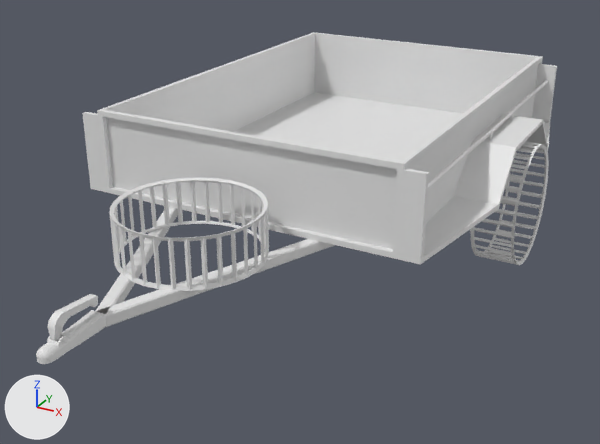
The Blender file trailer/trailer.blend, before and after one commit.
Rendered twice from a 50 mm lens placed at (1.83, -3.83, 1.89), pointed at (0.07, -0.62, 0.29). Lighting does not change. The marker at lower left points along +X, +Y and +Z. The first picture is the older version.

The scene before the commit, as lines of its bpy script (objects in view):
```python
ob_frame = bpy.data.objects.new('frame', me_cube)
ob_frame.location = (0.0, 0.0, 0.0)
ob_ghost_wheel_001 = bpy.data.objects.new('ghost wheel.001', me_cylinder_002)
ob_ghost_wheel_001.location = (0.0, 0.0, 0.0)
ob_handle = bpy.data.objects.new('handle', me_plane)
ob_handle.location = (0.0, 0.0, 0.0)
ob_hitch = bpy.data.objects.new('hitch', me_cylinder_003)
ob_hitch.location = (0.0, 0.0, 0.0)
ob_mudguard = bpy.data.objects.new('mudguard', me_cube_013)
ob_mudguard.location = (0.0, 0.0, 0.0)
ob_support = bpy.data.objects.new('support', me_cube_003)
ob_support.location = (0.0, 0.0, 0.0)
ob_trailer_body = bpy.data.objects.new('Trailer body', me_cube_005)
ob_trailer_body.location = (0.0, 0.0, 0.0)
# also in view: 'ghost wheel' at (0.0, 0.1, 0.3)
```
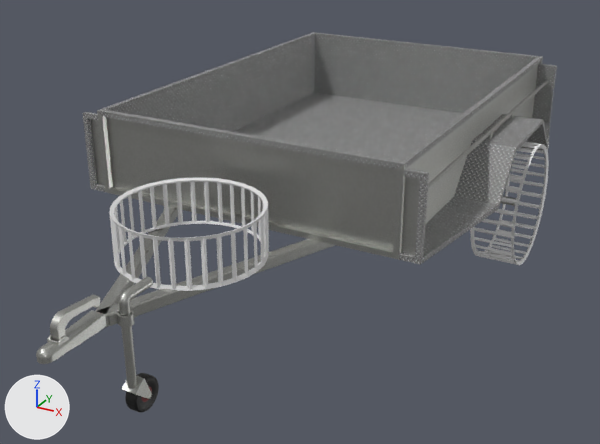
Where the newer file only moved an object's origin or applied its transform, the numbers keep the older frame.

Boxes [x1, y1, x2, y2] around the edits, measured in the pictures (600 x 444 px; the box of a moved part takes in the faces that stretch with it):
'mudguard', reshaped, moved, recoloured
    both: [83, 64, 557, 265]
'hitch', recoloured (white to grey)
    both: [36, 310, 106, 364]
'front wheel handle', added
    after: [119, 277, 153, 399]
'handle', recoloured, reshaped, moved
    before: [48, 294, 98, 341]
    after: [50, 295, 100, 342]
'support', recoloured
    both: [428, 80, 549, 190]
'Cylinder', added
    after: [125, 373, 159, 412]
'front handle holder', added
    after: [108, 306, 138, 327]
part 1 of me_cube_005, recoloured (white to grey)
    both: [97, 32, 543, 225]
part 2 of me_cube_005, recoloured (white to grey)
    both: [106, 117, 406, 260]
part 3 of me_cube_005, recoloured (white to grey)
    both: [97, 111, 113, 192]
part 4 of me_cube_005, recoloured (white to grey)
    both: [407, 64, 538, 223]
part 5 of me_cube, moved or reshaped
    both: [77, 207, 335, 346]
part 7 of me_plane, moved or reshaped
    before: [48, 294, 98, 329]
    after: [50, 295, 99, 330]
part 8 of me_plane, moved or reshaped
    before: [48, 297, 98, 341]
    after: [50, 297, 100, 342]

Patch to the scene script:
```diff
--- a/trailer/trailer.blend.py
+++ b/trailer/trailer.blend.py
@@ mat_aluminium @@
+mat_aluminium = bpy.data.materials.new('Aluminium')
+# uses the picture img_aluminium_jpg
+# uses the picture img_aluminium_map_jpg
@@ mat_aluminium_plate @@
+mat_aluminium_plate = bpy.data.materials.new('Aluminium plate')
+# uses the picture img_aluminium_plate_jpg
+# uses the picture img_aluminium_plate_map_jpg
@@ me_cube_005 @@
 me_cube_005.from_pydata(...)  # 62 vertices, 58 faces; spans x -0.75..0.75, y -1.05..1.05, z 0.44..0.84
+# me_cube_005 part 1: 31 of the faces centred in x -0.75..0.75, y -1.05..1.05, z 0.44..0.84 switch from no material to mat_aluminium_plate
+# me_cube_005 part 2: 6 of the faces centred in x 0.0..0.75, y -1.05..-1.03, z 0.45..0.64 switch from no material to mat_aluminium
+# me_cube_005 part 3: 3 of the faces centred in x -0.75..-0.72, y -1.05..-1.04, z 0.64 switch from no material to mat_aluminium
+# me_cube_005 part 4: 2 of the faces centred in x 0.73..0.75, y 0.0, z 0.45..0.67 switch from no material to mat_aluminium
@@ me_cube @@
-me_cube.from_pydata(...)  # 32 vertices, 26 faces; spans x -0.6..0.02, y -2.08..0.79, z 0.39..0.44
+me_cube.from_pydata(...)  # 32 vertices, 26 faces; spans x -0.31..0.31, y -1.44..1.44, z -0.02..0.02
+# me_cube part 5: the whole mesh is moved by (0.29, 0.65, -0.41)
+me_cube.materials.append(mat_aluminium)
@@ me_cube_013 @@
-me_cube_013.from_pydata(...)  # 38 vertices, 33 faces; spans x -0.94..-0.73, y -1.05..1.05, z 0.44..0.81
+me_cube_013.from_pydata(...)  # 53 vertices, 41 faces; spans x -0.11..0.11, y -1.05..1.05, z -0.19..0.19
+# me_cube_013 part 6: 38 vertices removed from x -0.94..-0.73, y -1.05..1.05, z 0.44..0.81; 53 vertices added at x -0.11..0.11, y -1.05..1.05, z -0.19..0.19
+me_cube_013.materials.append(mat_aluminium_plate)
+me_cube_013.materials.append(mat_aluminium)
@@ me_cube_003 @@
-me_cube_003.from_pydata(...)  # 80 vertices, 46 faces; spans x -0.81..-0.79, y -1.04..1.04, z 0.67..0.71
+me_cube_003.from_pydata(...)  # 80 vertices, 46 faces; spans x -0.01..0.01, y -1.02..1.02, z -0.02..0.02
+# edits to the shape of me_cube_003 do not show in these pictures
+me_cube_003.materials.append(mat_aluminium)
@@ me_cylinder_003 @@
 me_cylinder_003.from_pydata(...)  # 1085 vertices, 747 faces; spans x -0.03..0.03, y -2.237..-1.951, z 0.397..0.456
+me_cylinder_003.materials.append(mat_aluminium)
@@ me_plane @@
-me_plane.from_pydata(...)  # 6472 vertices, 6057 faces; spans x -0.026..0.005, y -2.161..-1.95, z 0.436..0.526
+me_plane.from_pydata(...)  # 6472 vertices, 6057 faces; spans x -0.019..0.019, y -0.106..0.106, z -0.045..0.045
+# me_plane part 7: all 6328 vertices in x -0.026..0.005, y -2.161..-1.95, z 0.47..0.526 are moved by (0.01, 2.055, -0.481)
+# me_plane part 8: all 72 vertices in x -0.002, y -2.161..-2.132, z 0.436..0.445 are moved by (0.021, 2.055, -0.481)
+# other edits to the shape of me_plane do not show in these pictures
+me_plane.materials.append(mat_aluminium)
@@ ob_frame @@
 ob_frame = bpy.data.objects.new('frame', me_cube)
-ob_frame.location = (0.0, 0.0, 0.0)
+ob_frame.location = (-0.288, -0.648, 0.412)
 _m = ob_frame.modifiers.new('Mirror', 'MIRROR')
@@ ob_mudguard @@
 ob_mudguard = bpy.data.objects.new('mudguard', me_cube_013)
-ob_mudguard.location = (0.0, 0.0, 0.0)
+ob_mudguard.location = (-0.836, 0.0, 0.625)
 _m = ob_mudguard.modifiers.new('Mirror', 'MIRROR')
@@ ob_handle @@
 ob_handle = bpy.data.objects.new('handle', me_plane)
-ob_handle.location = (0.0, 0.0, 0.0)
+ob_handle.location = (0.0, -2.055, 0.481)
@@ ob_cylinder @@
+ob_cylinder = bpy.data.objects.new('Cylinder', me_cylinder_005)  # 1984 vertices, 1954 faces; spans x -0.0529..0.0871, y -0.07..0.07, z -0.02..0.02; in mat_rubber (black #000000), mat_material (its picture is missing)
+ob_cylinder.location = (0.073, -1.847, 0.087)
+ob_cylinder.rotation_euler = (0.0, 1.571, 0.0)  # degrees (0, 90, 0)
+ob_cylinder.scale = (1.0, 1.0, 1.31)
@@ ob_front_handle_holder @@
+ob_front_handle_holder = bpy.data.objects.new('front handle holder', me_circle_001)  # 152 vertices, 76 faces; spans x -0.0172..0.0172, y -0.0241..0.0241, z -0.0096..0.0096
+ob_front_handle_holder.location = (0.066, -1.887, 0.413)
+ob_front_handle_holder.scale = (2.09, 2.09, 2.09)
@@ ob_front_wheel_handle @@
+ob_front_wheel_handle = bpy.data.objects.new('front wheel handle', me_cylinder_004)  # 446 vertices, 370 faces; spans x -0.01..0.056, y -0.013..0.013, z -0.181..0.002
+ob_front_wheel_handle.location = (0.073, -1.895, 0.507)
+ob_front_wheel_handle.rotation_euler = (0.0, 0.0, 1.571)  # degrees (0, 0, 90)
+ob_front_wheel_handle.scale = (2.49, 2.49, 2.49)
```
